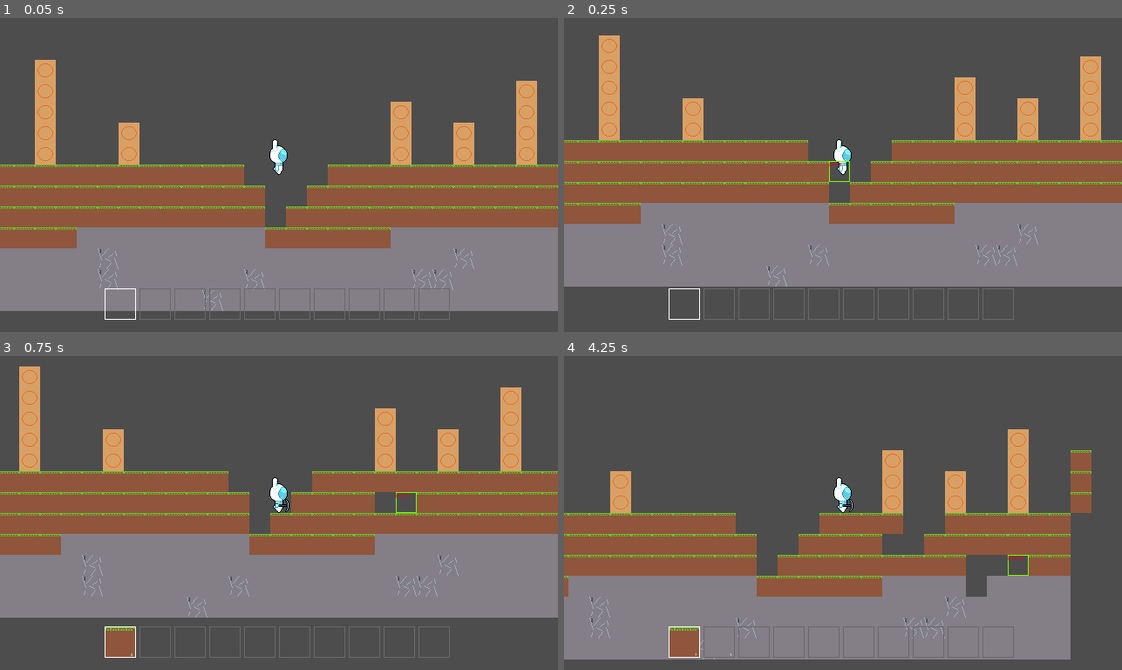
Above: before the commit, frames 1-4 (two rows, left to right).
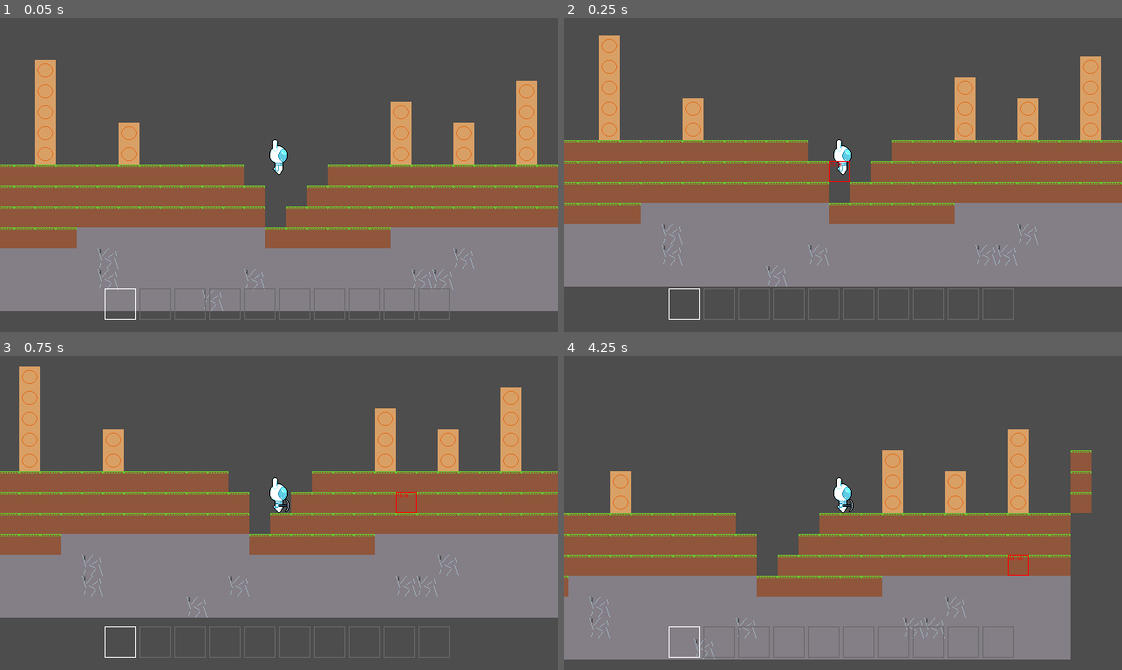
Above: after the commit, the same moments.

Repository: GriffinRio/Game-likeJam10
Game: Godot game, scene res://main.tscn
The game is run twice, just before and just after one commit, with the same random seed, the same clock (stepped at 60 frames per second) and the same inputs.
Inputs (mouse positions are in pixels of both pictures, inside the frame that each line leads up to):
- Up to frame 1 (0.05 s): no input
- Up to frame 2 (0.25 s): no input
- Up to frame 3 (0.75 s): move the mouse to (401, 497) at 0.52 s; press the mouse at (401, 497) at 0.53 s; hold D (Move_Right) from 0.53 s (still down)
- Up to frame 4 (4.25 s): tap W (Jump) at 0.77, 1.52, 3.02, 3.77 s; move the mouse to (731, 528) at 1.27 s; release the mouse at (731, 528) at 1.28 s; right-click (731, 528) at 1.35 s; move the mouse to (898, 443) at 2.02 s; release D (Move_Right) at 2.03 s; hold A (Move_Left) 2.03-2.78 s; hold Mouse wheel down (Switch_Item_Down) 2.03-2.78 s; move the mouse to (815, 575) at 2.77 s; hold D (Move_Right) from 2.78 s (still down); tap Mouse wheel up (Switch_Item_Up) at 2.85 s; move the mouse to (1010, 560) at 3.52 s; press the mouse at (1010, 560) at 3.53 s

Frame 1 is identical in both runs. In frame 2, less than 0.1% of the frame differs, in the area x 47-52%, y 45-53%; in frame 3, 1.0%; in frame 4, 2.5%, in the area x 18-84%, y 50-96%.
Error before the commit: Division by zero error in operator '/'. (res://Environment/tile_map.gd:28)

Commit message:
have a finiky system for range on break/place blocks

Diff:
--- a/gameLikeJam10/Characters/player.gd
+++ b/gameLikeJam10/Characters/player.gd
@@ -69,7 +69,7 @@
 func drop_item(item : Item):
 	inventory.lose_item(item)
 
-func tilemap_position() -> Array:
+func tilemap_position() -> Array[Vector2i]:
 	var corners : Array[Vector2i] = []
 	var collision_position = $CollisionShape2D.global_position
 	# goes in order from bottem left to top left counter clockwise
@@ -83,8 +83,12 @@
 		radius_sign = 1
 	var tiles : Array[Vector2i] = []
 	for i in range(4):
-		var line = Tile_Map.get_tiles_in_line(corners[i], corners[(i + 1) % 4])
-		for tile in line:
-			if (tiles.find(tile) == -1):
-				tiles.append(tile)
+		if(corners[i] == corners[(i + 1) % 4]):
+			if(tiles.find(corners[i]) == -1):
+				tiles.append(corners[i])
+		else:
+			var line = Tile_Map.get_tiles_in_line(corners[i], corners[(i + 1) % 4])
+			for tile in line:
+				if (tiles.find(tile) == -1):
+					tiles.append(tile)
 	return tiles
--- a/gameLikeJam10/Environment/tile_map.gd
+++ b/gameLikeJam10/Environment/tile_map.gd
@@ -16,7 +16,7 @@
 static func local_coord(position : Vector2i) -> Vector2:
 	return Vector2i(position * TILE_SIZE)
 
-static func get_tiles_in_line(tile_start : Vector2i, tile_end : Vector2i) -> Array:
+static func get_tiles_in_line(tile_start : Vector2i, tile_end : Vector2i) -> Array[Vector2i]:
 	var tiles : Array[Vector2i] = [tile_start]
 	var diff = tile_end - tile_start
 	var axis : int
@@ -25,7 +25,7 @@
 	else:
 		axis = 0
 	var length = abs(diff[axis])
-	var direction = diff[axis] / length
+	var direction = diff[axis] /  length
 	for i in range(length):
 		var tile = tiles[-1]
 		tile[axis] = tile[axis] + (1 * direction)
--- a/gameLikeJam10/Environment/tile_map.tscn
+++ b/gameLikeJam10/Environment/tile_map.tscn
@@ -17,6 +17,7 @@
 1:0/0/physics_layer_0/polygon_0/points = PackedVector2Array(-12, -12, 12, -12, 12, 12, -12, 12)
 1:0/0/custom_data_0 = ExtResource("4_qtlnl")
 0:1/0 = 0
+0:1/0/physics_layer_0/polygon_0/points = PackedVector2Array(-12, -12, 12, -12, 12, 12, -12, 12)
 0:1/0/custom_data_0 = ExtResource("3_anah5")
 1:1/0 = 0
 1:1/0/physics_layer_0/polygon_0/points = PackedVector2Array(-12, -12, 12, -12, 12, 12, -12, 12)
--- a/gameLikeJam10/UI/highlight.gd
+++ b/gameLikeJam10/UI/highlight.gd
@@ -17,3 +17,9 @@
 func update_position(mouse_position : Vector2i):
 	position = Tile_Map.local_coord(mouse_position)
 	DEBUG_label.text = str(mouse_position)
+
+func update_interactable(interactable):
+	if(interactable):
+		panel.get_theme_stylebox("panel").border_color = Color.LAWN_GREEN
+	else:
+		panel.get_theme_stylebox("panel").border_color = Color.RED
--- a/gameLikeJam10/main.gd
+++ b/gameLikeJam10/main.gd
@@ -1,16 +1,19 @@
 extends Node2D
 class_name Main
-## Constantly stores mouse position in tile_map terms
-var mouse_position
+
 @onready var tile_map: Tile_Map = $TileMap
 @onready var player: Player = $Player
 @onready var hotbar: Hotbar = $CameraUI/Hotbar
 @onready var highlight: Highlight = $WorldUI/Highlight
 
+## Constantly stores mouse position in tile_map terms
+var mouse_position
+var valid_interactable_distance
 
 # Intializes
 func _ready() -> void:
 	mouse_position = Tile_Map.map_coord(get_local_mouse_position())
+	valid_interactable_distance = within_interactable_range(mouse_position)
 
 # Updates mouse_position
 func _process(delta: float) -> void:
@@ -18,15 +21,31 @@
 	if(mouse_position != new_mouse_position):
 		mouse_position = new_mouse_position
 		highlight.update_position(mouse_position)
+	valid_interactable_distance = within_interactable_range(mouse_position)
+	highlight.update_interactable(valid_interactable_distance)
+
+func within_interactable_range(mouse_position: Vector2i):
+	var player_tiles = player.tilemap_position()
+	var interactable = false
+	if(player_tiles.find(mouse_position) == -1):
+		for tile in player_tiles:
+			if((tile - mouse_position).length() == 1):
+				interactable = true
+	return interactable
 
 ## Connects player destroy to tile_map destroy
 func _on_player_destroy_block() -> void:
-	tile_map.destroy_block(mouse_position)
-	print(player.tilemap_position())
+	if(valid_interactable_distance):
+		tile_map.destroy_block(mouse_position)
+	else:
+		push_warning("Tile not in range of player")
 
 ## Connects player place to tile_map place
 func _on_player_place_block(block: Item) -> void:
-	tile_map.place_block(mouse_position, block.block)
+	if(valid_interactable_distance):
+		tile_map.place_block(mouse_position, block.block)
+	else:
+		push_warning("Tile not in ranger of player")
 
 ## Connects player inventory to tile_map destroy
 func _on_tile_map_block_destroyed(block: Block) -> void:
